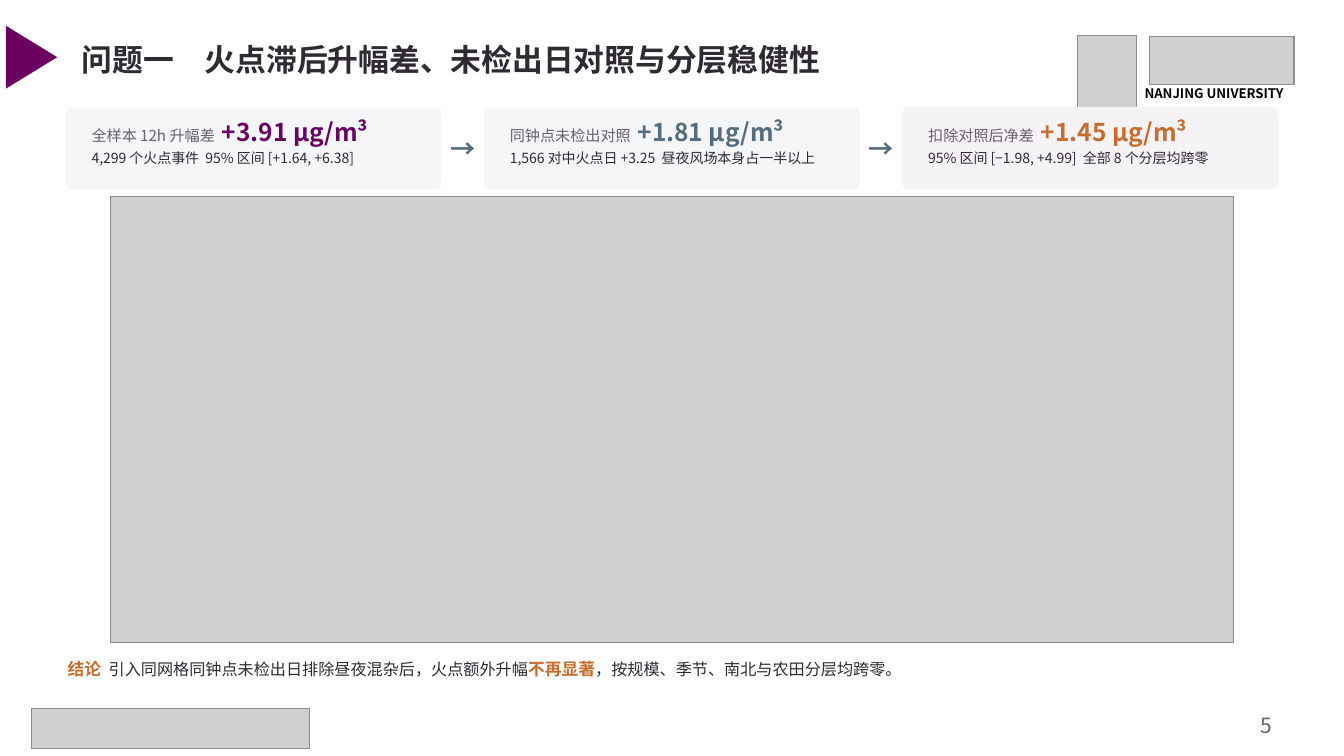
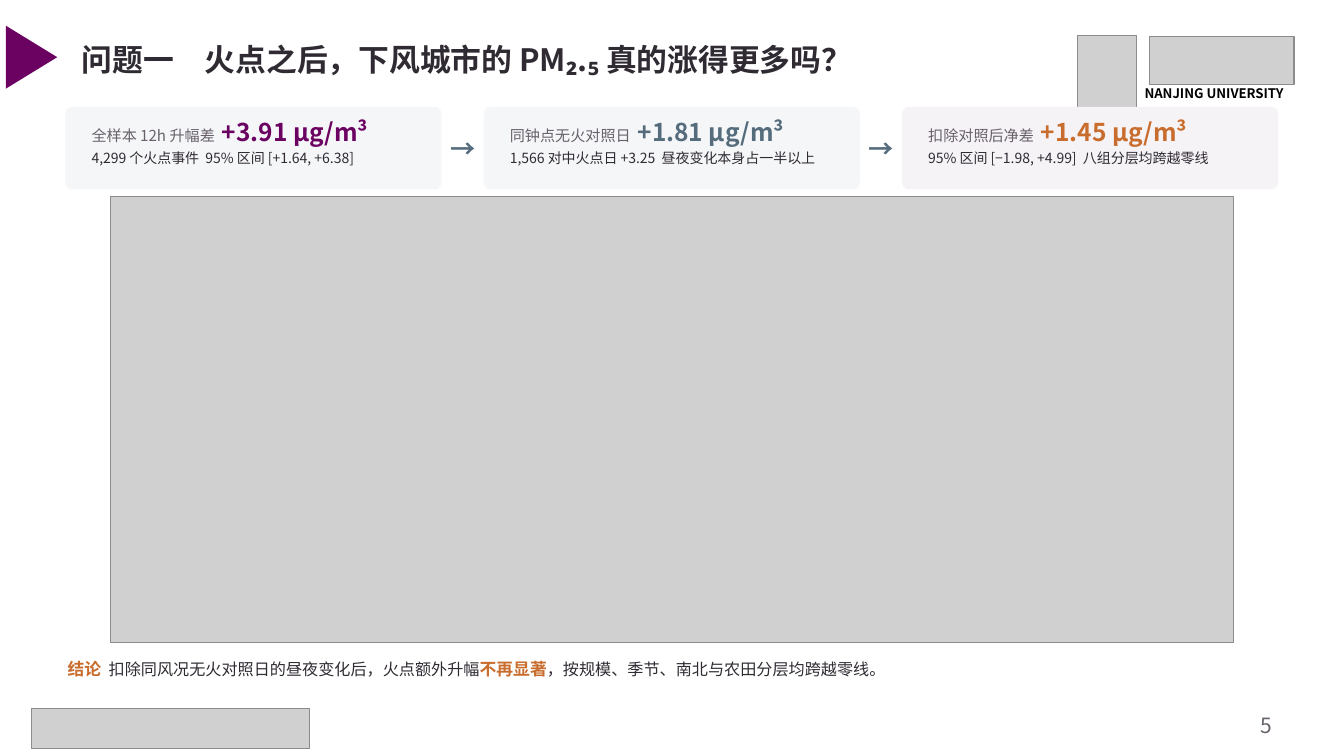
Before and after one commit to gxm-nju/china-air-pollution, a slide deck: slide 5 of docs/课堂展示.pptx. Drawn at 1344x756 pixels with LibreOffice and Linux fonts; fonts in the diff are those of the drawing; grey boxes stand for pictures. Boxes give left, top, right and bottom in pixels: in the first picture for what was removed or moved away, otherwise in the second. Text is boxed around its words. In the diff, an @@ line names an element or a change of style, - is before the commit and + after.

```diff
--- a/docs/课堂展示.pptx
+++ b/docs/课堂展示.pptx
@@ text at <box>82,44,852,76</box>: text changed @@
-问题一 火点滞后升幅差、未检出日对照与分层稳健性
+问题一 火点之后，下风城市的 PM₂.₅ 真的涨得更多吗？
@@ text at <box>510,119,816,166</box>: text changed @@
-同钟点未检出对照 +1.81 µg/m³
-1,566 对中火点日 +3.25 昼夜风场本身占一半以上
+同钟点无火对照日 +1.81 µg/m³
+1,566 对中火点日 +3.25 昼夜变化本身占一半以上
@@ text at <box>928,151,1209,166</box>: text changed @@
-95% 区间 [−1.98, +4.99] 全部 8 个分层均跨零
+95% 区间 [−1.98, +4.99] 八组分层均跨越零线
@@ text at <box>68,660,886,677</box>: text changed @@
-结论 引入同网格同钟点未检出日排除昼夜混杂后，火点额外升幅不再显著，按规模、季节、南北与农田分层均跨零。
+结论 扣除同风况无火对照日的昼夜变化后，火点额外升幅不再显著，按规模、季节、南北与农田分层均跨越零线。
```
Also in this commit, not shown: 8 other slides changed, 1 other file.
